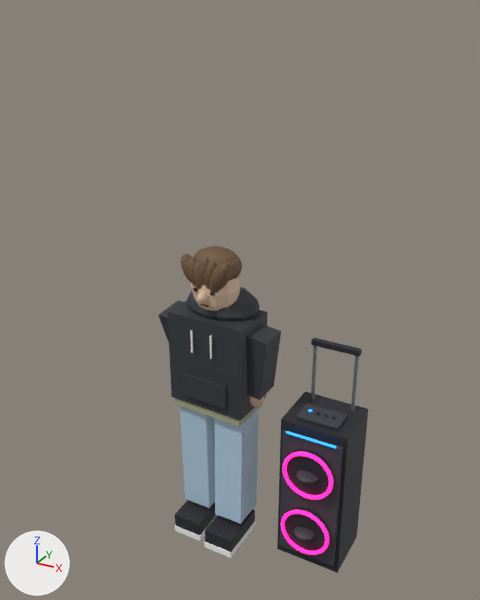
The Blender file assets/blender/tiki-performer.blend, before and after one commit.
Both versions are drawn from a 50 mm camera at (1.79, -2.99, 3.12) aimed at (0.15, -0.01, 1.63). Lighting does not change. The marker at lower left points along +X, +Y and +Z. The first picture is the older version. Both versions are drawn at frame 40 of the action 'LeftArmAction'; the numbers are the values there.

Objects in the first picture: 'Blue LED strip', 'Brow', 'Bunched hood', 'Denim leg', 'Denim leg.001', 'Hand.001' and 1 more.
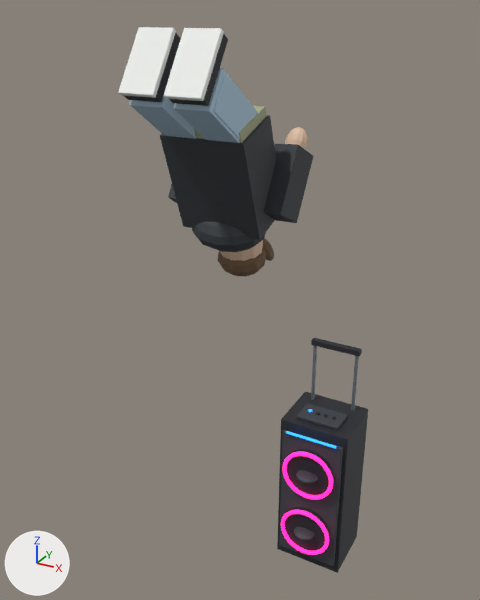
Not drawn themselves, but carrying or shaping drawn objects: ob_dancebody, ob_noddinghead, ob_leftarm, ob_leftleg, ob_rightarm, ob_rightleg.

What differs and where, as boxes [x1, y1, x2, y2] in the pictures (480 x 600 px):
'Bunched hood', moved, turned
    before: [168, 287, 268, 427]
    after: [160, 106, 276, 252]
'Denim leg.001', moved, turned, rescaled
    before: [204, 409, 258, 558]
    after: [163, 28, 258, 143]
'Denim leg', moved, turned, rescaled
    before: [175, 406, 217, 541]
    after: [118, 27, 196, 139]
'Hand.001', moved, turned
    before: [246, 324, 281, 407]
    after: [264, 127, 313, 223]
'Brow', moved, turned
    before: [181, 246, 242, 311]
    after: [218, 238, 274, 276]
'Hand', moved, turned (mostly hidden)
    before: [158, 300, 183, 342]
    after: [168, 184, 177, 203]

What the commit changed:
In object 'DanceBody' (ob_dancebody), parent goes from ob_tikiperformer to ob_backflippivot.
Object 'DanceBody' (ob_dancebody) moves from (0.0, 0.0, 0.953) to (0.0, 0.0, 0.000624).
Object 'DanceBody' (ob_dancebody) turns from (0, 0, -2.8) to (0, 0, 0) degrees about x, y and z.
Object 'NoddingHead' (ob_noddinghead) turns from (4.4, 0, 0) to (5.6, 0, 0) degrees about x, y and z.
Object 'LeftArm' (ob_leftarm) turns from (14, -6.9, -12) to (-48, -6.9, -6.9) degrees about x, y and z.
In object 'LeftLeg' (ob_leftleg), parent goes from ob_tikiperformer to ob_backflippivot.
Object 'LeftLeg' (ob_leftleg) moves from (-0.125, 0.0, 0.91) to (-0.125, 0.0, 0.015).
Object 'LeftLeg' (ob_leftleg) turns from (1.2, 0, 0) to (37, 0, 0) degrees about x, y and z.
Object 'LeftLeg' (ob_leftleg) is rescaled from (1.0, 1.0, 1.0) to (1.0, 1.0, 0.564).
Object 'RightArm' (ob_rightarm) turns from (2, 6.9, 1.3) to (-48, 6.9, 6.9) degrees about x, y and z.
In object 'RightLeg' (ob_rightleg), parent goes from ob_tikiperformer to ob_backflippivot.
Object 'RightLeg' (ob_rightleg) moves from (0.125, 0.0, 0.91) to (0.125, 0.0, 0.015).
Object 'RightLeg' (ob_rightleg) turns from (-1.2, 0, 0) to (37, 0, 0) degrees about x, y and z.
Object 'RightLeg' (ob_rightleg) is rescaled from (1.0, 1.0, 1.0) to (1.0, 1.0, 0.564).
Object 'BackflipPivot' (ob_backflippivot) is new.
Its parent is ob_tikiperformer.
Its location is (0.0, 0.0, 2.562).
Its rotation in degrees is (-161, 0, 0).
